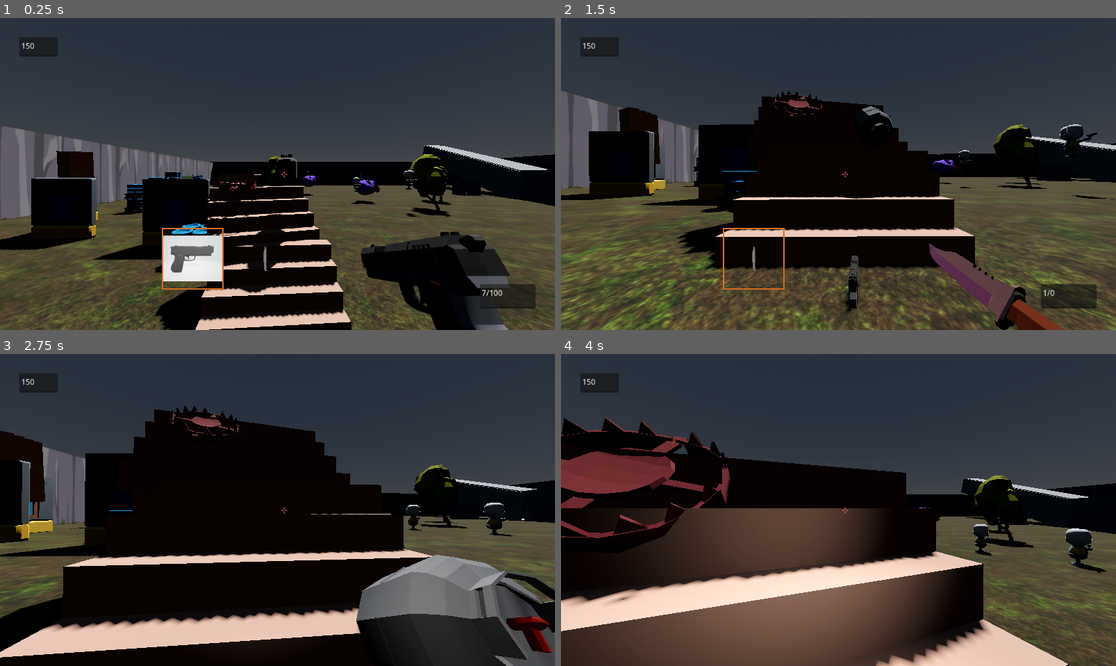
Above: before the commit, frames 1-4 (two rows, left to right).
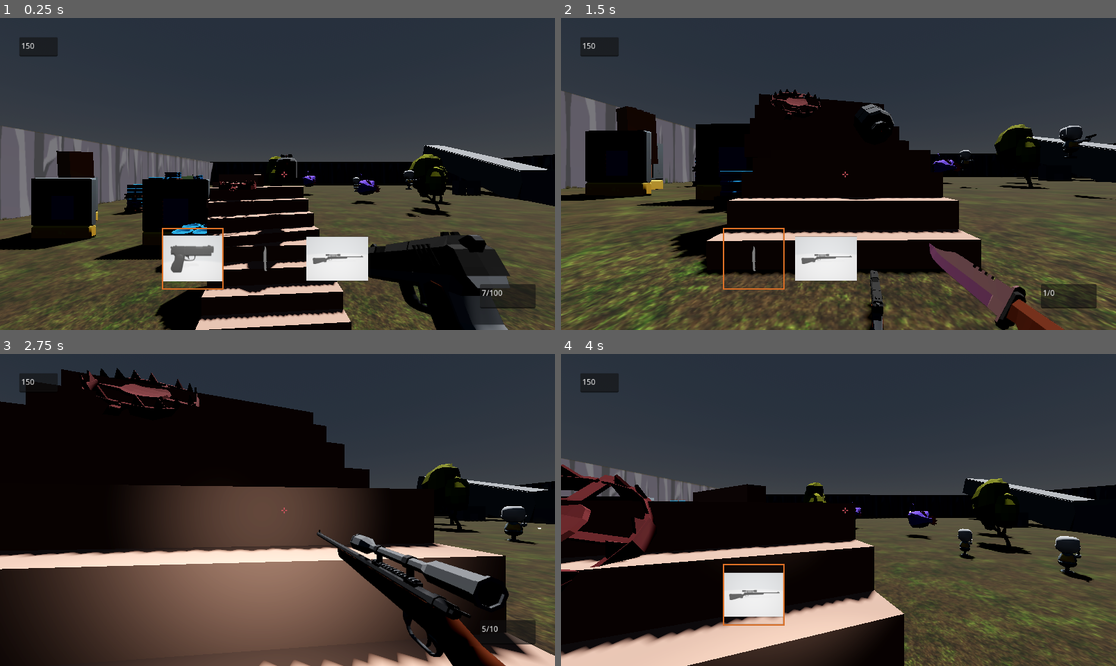
Above: after the commit, the same moments.

Repository: pixelcrust/godotfps
Game: Godot game, scene res://world.tscn
The game is run twice, just before and just after one commit, with the same random seed, the same clock (stepped at 60 frames per second) and the same inputs.
Inputs (mouse positions are in pixels of both pictures, inside the frame that each line leads up to):
- Up to frame 1 (0.25 s): no input
- Up to frame 2 (1.5 s): move the mouse to (866, 174) at 0.52 s; hold W (key_forward) from 0.53 s (still down); tap G (key_drop_weapon) at 0.6 s; tap Space (key_jump) at 0.77 s; click (866, 174) at 0.8 s; move the mouse to (810, 174) at 1.27 s; click (810, 174) at 1.35 s
- Up to frame 3 (2.75 s): keep holding W (key_forward); tap Space (key_jump) at 1.52 s; tap G (key_drop_weapon) at 1.55 s; move the mouse to (288, 503) at 2.02 s; hold F (Interact) from 2.03 s (still down); click (288, 503) at 2.3 s
- Up to frame 4 (4 s): keep holding W (key_forward); move the mouse to (832, 516) at 2.77 s; release F (Interact) at 2.78 s; tap Ctrl (key_crouch) at 2.85 s; tap Space (key_jump) at 3.02, 3.77 s; tap G (key_drop_weapon) at 3.05, 3.6 s; move the mouse to (877, 513) at 3.52 s; click (877, 513) at 3.8 s

The runs differ from the first frame. In frame 1, 1.6% of the frame differs, in the area x 55-67%, y 69-85%; in frame 2, 13%; in frame 3, 55%, in the area x 0-100%, y 4-100%; in frame 4, 46%.

Commit message:
applied impulse when dropping weapons

Diff:
--- a/Scenes/knife_dropped.tscn
+++ b/Scenes/knife_dropped.tscn
@@ -25,6 +25,7 @@
 size = Vector3(2.01464, 0.775003, 0.772461)
 
 [node name="knife_dropped" type="Node3D"]
+transform = Transform3D(-4.37114e-08, 0, 1, 0, 1, 0, -1, 0, -4.37114e-08, 0, 0, 0)
 script = ExtResource("1_xjb77")
 
 [node name="RigidBody3D" type="RigidBody3D" parent="."]
--- a/Scenes/shotgun_dropped.tscn
+++ b/Scenes/shotgun_dropped.tscn
@@ -28,6 +28,7 @@
 size = Vector3(4.36093, 1.30436, 0.772461)
 
 [node name="shotgun_dropped" type="Node3D"]
+transform = Transform3D(-4.37114e-08, 0, 1, 0, 1, 0, -1, 0, -4.37114e-08, 0, 0, 0)
 script = ExtResource("1_77pfj")
 
 [node name="RigidBody3D" type="RigidBody3D" parent="."]
--- a/Scenes/sniper_dropped.tscn
+++ b/Scenes/sniper_dropped.tscn
@@ -27,6 +27,7 @@
 size = Vector3(7.64948, 2.09528, 1)
 
 [node name="sniper_dropped" type="Node3D"]
+transform = Transform3D(-4.37114e-08, 0, 1, 0, 1, 0, -1, 0, -4.37114e-08, 0, 0, 0)
 script = ExtResource("1_eyl1h")
 
 [node name="RigidBody3D" type="RigidBody3D" parent="."]
--- a/Scripts/Player.gd
+++ b/Scripts/Player.gd
@@ -95,7 +95,7 @@
 	"spare_ammo": 0
 	})
 
-	"""
+
 	inventory.append({
 	"item_id": 2, #sniper
 	"loaded": 5,
@@ -103,6 +103,7 @@
 	"spare_ammo": 10
 	})
 
+	"""
 	inventory.append({
 	"item_id": 1, #shotgun
 	"loaded": 2,
@@ -410,37 +411,37 @@
 		0:
 			print("dropped gun")
 			var new_dropped_gun = asset_drop_gun.instantiate()
-			new_dropped_gun.position = raycast_interaction.global_position
+			new_dropped_gun.position = raycast_interaction.global_position -transform.basis.z*0.5
 			new_dropped_gun.transform.basis = global_transform.basis
 			get_tree().root.get_children()[0].add_child(new_dropped_gun)
 			new_dropped_gun.loaded = inventory[inventory_selector].loaded
 			new_dropped_gun.spare_ammo = inventory[inventory_selector].spare_ammo
-			new_dropped_gun.rigid_body.apply_impulse(Vector3(0,0,-5)*transform.basis.z,Vector3(0,0,0))
+			new_dropped_gun.rigid_body.apply_impulse(-transform.basis.z *4)
 		1:
 			print("dropped gun")
 			var new_dropped_shotgun = asset_drop_shotgun.instantiate()
-			new_dropped_shotgun.position = raycast_interaction.global_position
+			new_dropped_shotgun.position = raycast_interaction.global_position -transform.basis.z*0.5
 			new_dropped_shotgun.transform.basis = global_transform.basis
+			get_tree().root.get_children()[0].add_child(new_dropped_shotgun)
 			new_dropped_shotgun.loaded = inventory[inventory_selector].loaded
 			new_dropped_shotgun.spare_ammo = inventory[inventory_selector].spare_ammo
-			get_tree().root.get_children()[0].add_child(new_dropped_shotgun)
-			new_dropped_shotgun.rigid_body.apply_force(Vector3(5,5,5))
+			new_dropped_shotgun.rigid_body.apply_impulse(-transform.basis.z *4)
 		2:
-			print("dropped gun")
+			print("dropped sniper")
 			var new_dropped_sniper = asset_drop_sniper.instantiate()
-			new_dropped_sniper.position = raycast_interaction.global_position
+			new_dropped_sniper.position = raycast_interaction.global_position -transform.basis.z*0.5
 			new_dropped_sniper.transform.basis = global_transform.basis
 			new_dropped_sniper.loaded = inventory[inventory_selector].loaded
 			new_dropped_sniper.spare_ammo = inventory[inventory_selector].spare_ammo
 			get_tree().root.get_children()[0].add_child(new_dropped_sniper)
-			new_dropped_sniper.rigid_body.apply_force(Vector3(5,5,5))
+			new_dropped_sniper.rigid_body.apply_impulse(-transform.basis.z *4)
 		3:
 			print("dropped knife")
 			var new_dropped_knife = asset_drop_knife.instantiate()
-			new_dropped_knife.position = raycast_interaction.global_position
+			new_dropped_knife.position = raycast_interaction.global_position -transform.basis.z*0.5
 			new_dropped_knife.transform.basis = global_transform.basis
 			get_tree().root.get_children()[0].add_child(new_dropped_knife)
-			new_dropped_knife.rigid_body.apply_force(Vector3(5,5,5))
+			new_dropped_knife.rigid_body.apply_impulse(-transform.basis.z *4)
 			pass
 		-1:
 			pass
--- a/Scripts/gun.gd
+++ b/Scripts/gun.gd
@@ -31,7 +31,8 @@
 			new_bullet.position = barrel.global_position
 			new_bullet.transform.basis = global_transform.basis
 			get_tree().root.get_children()[0].add_child(new_bullet);
-			player.camera.rotation.x += deg_to_rad(RECOIL)
+			var goal_rotation = player.camera.rotation.x + deg_to_rad(RECOIL)
+			player.camera.rotation.x = clamp(goal_rotation,deg_to_rad(-90),deg_to_rad(90))
 			await get_tree().create_timer(0.5).timeout
 		else:
 			pass
--- a/Scripts/shotgun.gd
+++ b/Scripts/shotgun.gd
@@ -25,7 +25,8 @@
 					new_shell.position = barrel.global_position
 					new_shell.transform.basis = global_transform.basis
 					get_tree().root.get_children()[0].add_child(new_shell);
-				player.camera.rotation.x += deg_to_rad(RECOIL)
+				var goal_rotation = player.camera.rotation.x + deg_to_rad(RECOIL)
+				player.camera.rotation.x = clamp(goal_rotation,deg_to_rad(-90),deg_to_rad(90))
 
 func reload(inventory_selector):
 	if animation_player.is_playing():
--- a/Scripts/shotgun_dropped.gd
+++ b/Scripts/shotgun_dropped.gd
@@ -1,5 +1,6 @@
 extends Node3D
 @onready var interaction_time = .5
+@onready var rigid_body = $RigidBody3D
 
 
 @onready var player = 0
--- a/Scripts/sniper.gd
+++ b/Scripts/sniper.gd
@@ -32,7 +32,8 @@
 			new_bullet.position = barrel.global_position
 			new_bullet.transform.basis = global_transform.basis
 			get_tree().root.get_children()[0].add_child(new_bullet);
-			player.camera.rotation.x += deg_to_rad(RECOIL)
+			var goal_rotation = player.camera.rotation.x + deg_to_rad(RECOIL)
+			player.camera.rotation.x = clamp(goal_rotation,deg_to_rad(-90),deg_to_rad(90))
 		else:
 			pass
 
